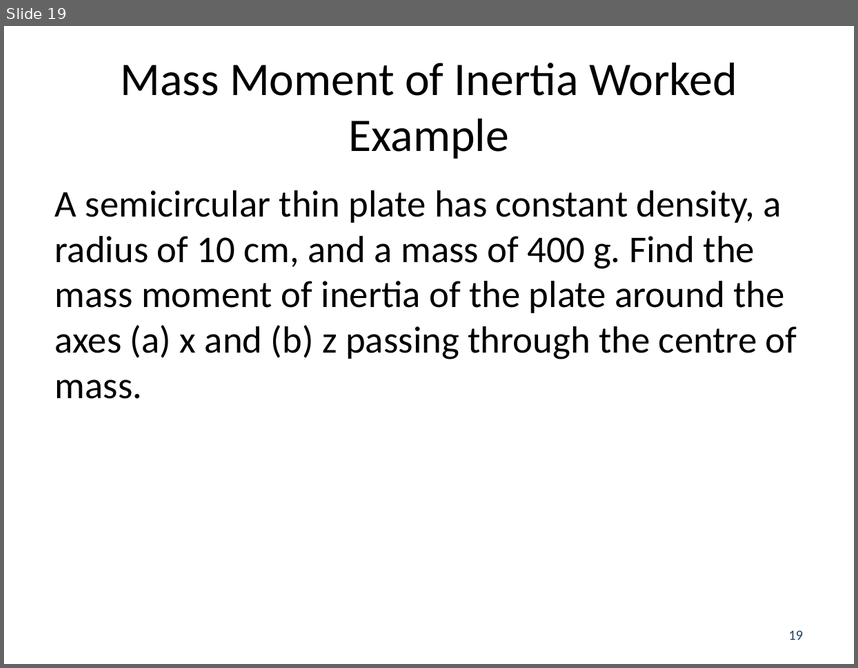
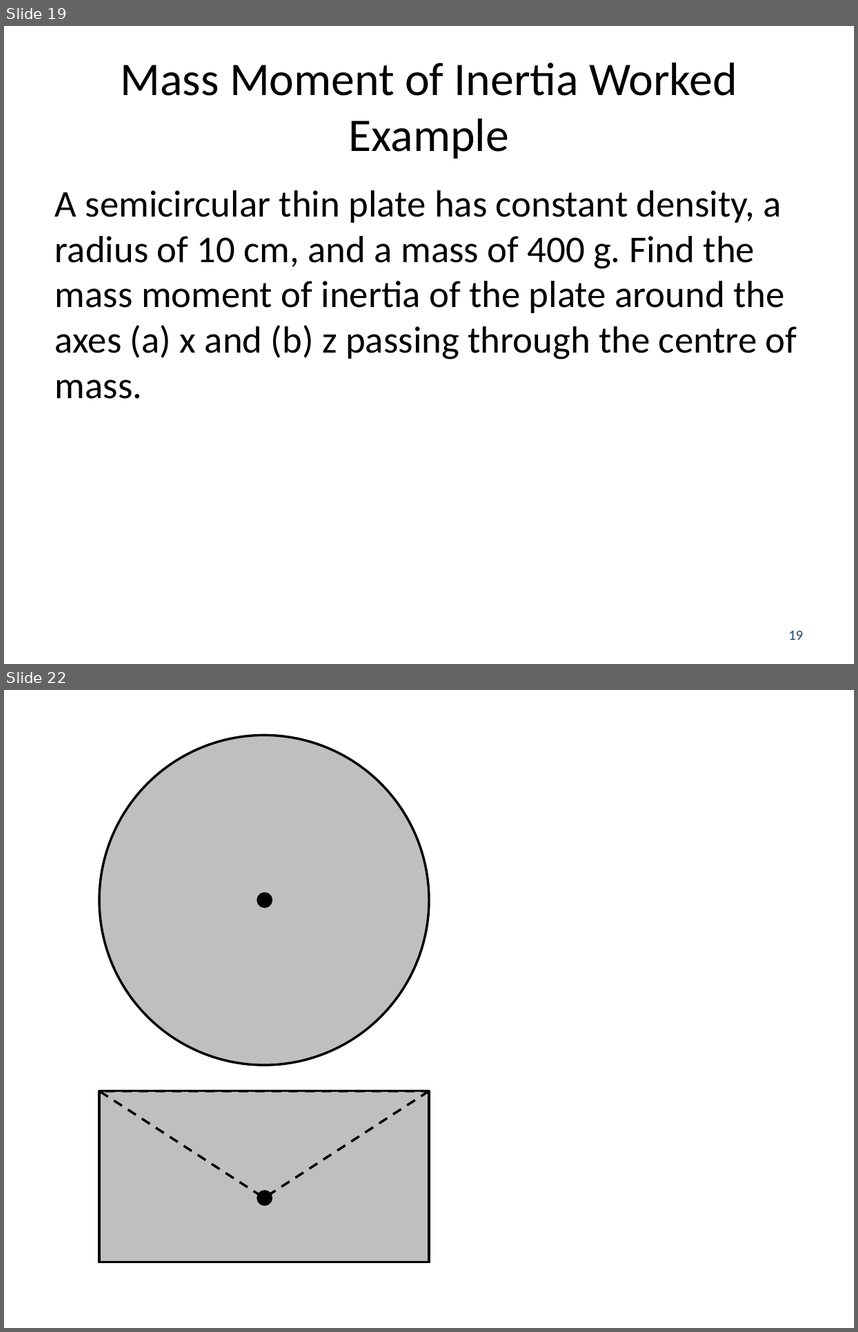
Before and after one commit to JacobMoore/mechanics_textbook, a slide deck: Lecture Slides/VideoLectureSlides/A_2.7.pptx. Shown one above the other, each under a label of ours: slide 19 before the commit, slides 19 and 22 after it; the slides between them are not shown. The pictures are 858x668 and 858x1332 pixels, drawn with LibreOffice and Linux fonts; fonts in the diff are those of the drawing. Boxes give left, top, right and bottom in pixels: in the first picture for what was removed or moved away, otherwise in the second. Text is boxed around its words. In the diff, an @@ line names an element or a change of style, - is before the commit and + after.

```diff
--- a/Lecture Slides/VideoLectureSlides/A_2.7.pptx
+++ b/Lecture Slides/VideoLectureSlides/A_2.7.pptx
@@ slide 22 added at [4,690,854,1328], background #FFFFFF @@
@@ ellipse added at [99,735,429,1065], fill #BFBFBF, outline #000000 2 pt @@
@@ ellipse added at [258,893,272,907], fill #000000, outline #000000 2 pt @@
@@ rectangle added at [99,1090,429,1261], fill #BFBFBF, outline #000000 2 pt @@
@@ triangle added at [99,1090,429,1198], fill #BFBFBF, outline #000000 2 pt dashed @@
@@ rectangle added at [99,1090,429,1261], outline #000000 2 pt @@
@@ ellipse added at [258,1191,272,1204], fill #000000, outline #000000 2 pt @@
```
Also in this commit, not shown: 1 slide changed, 1 other slide added, 5 other files.
